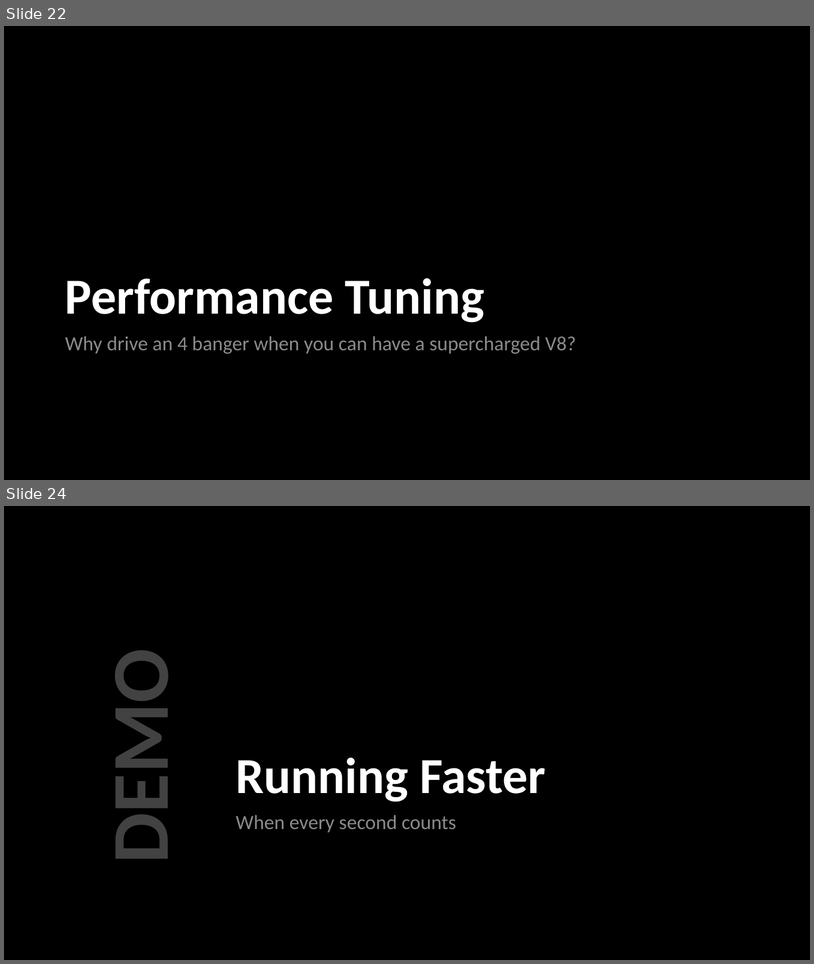
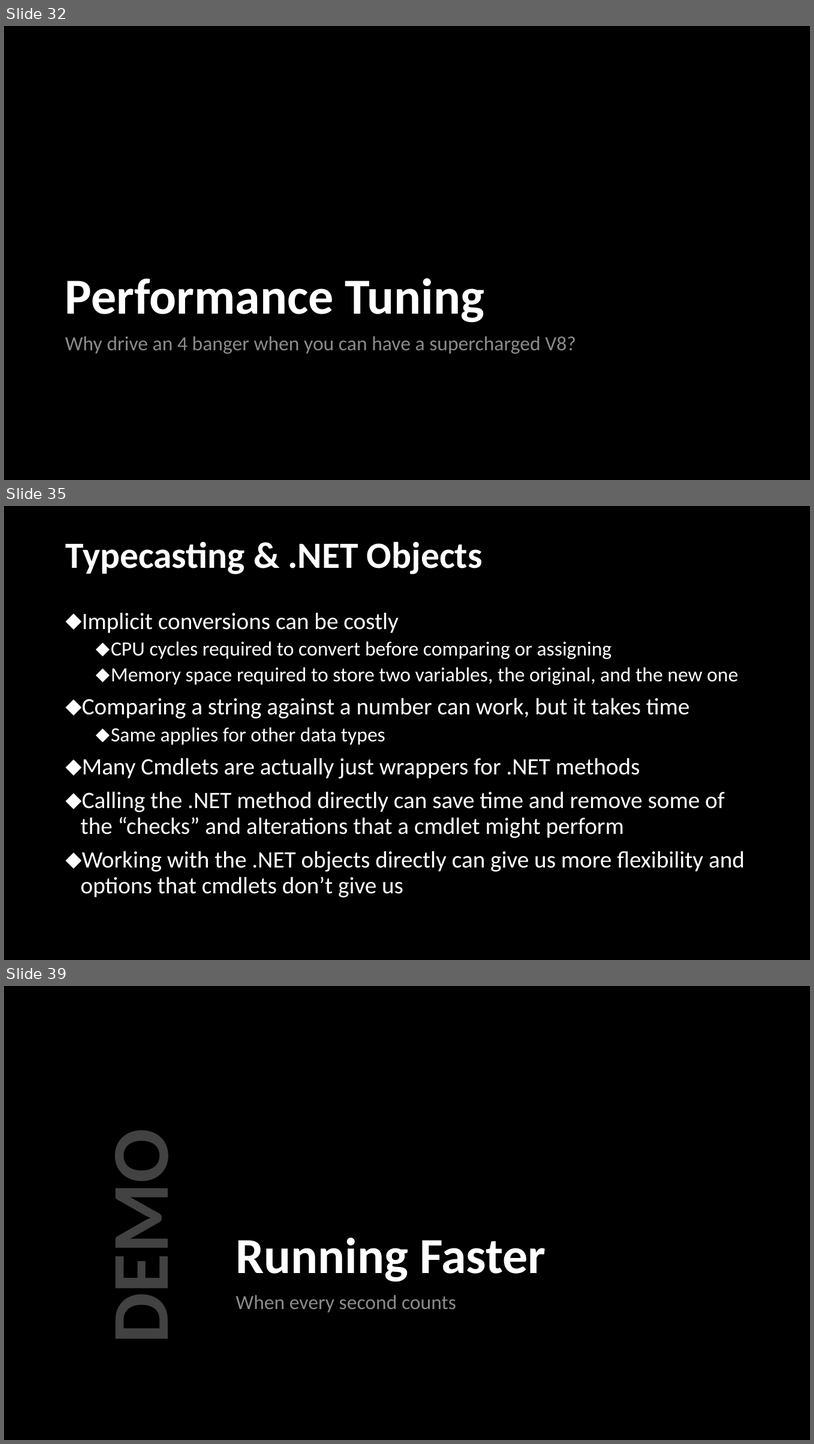
Before and after one commit to jpscripter/MMSMoA23, a slide deck: PowerShell, PowerFull/PowerShell, PowerFull.pptx. Shown one above the other, each under a label of ours: slides 22 and 24 before the commit, slides 32, 35 and 39 after it; the slides between them are not shown. The pictures are 814x964 and 814x1444 pixels, drawn with LibreOffice and Linux fonts; fonts in the diff are those of the drawing; background and template pictures are left out. Boxes give left, top, right and bottom in pixels: in the first picture for what was removed or moved away, otherwise in the second. Text is boxed around its words. In the diff, an @@ line names an element or a change of style, - is before the commit and + after.

```diff
--- a/PowerShell, PowerFull/PowerShell, PowerFull.pptx
+++ b/PowerShell, PowerFull/PowerShell, PowerFull.pptx
@@ slide 35 added at box(4, 506, 810, 960), background #000000 @@
@@ title added at box(65, 541, 483, 574), 44 pt, text #FFFFFF, bold @@
+Typecasting & .NET Objects
@@ text added at box(81, 612, 745, 897), 28 pt, text #FFFFFF @@
+⬥ Implicit conversions can be costly
+  ⬥ CPU cycles required to convert before comparing or assigning
+  ⬥ Memory space required to store two variables, the original, and the new one
+⬥ Comparing a string against a number can work, but it takes time
+  ⬥ Same applies for other data types
+⬥ Many Cmdlets are actually just wrappers for .NET methods
+⬥ Calling the .NET method directly can save time and remove some of the “checks” and alterations that a cmdlet might perform
+⬥ Working with the .NET objects directly can give us more flexibility and options that cmdlets don’t give us
@@ what was slide 22 is now slide 32 @@
@@ what was slide 24 is now slide 39 @@
```
Also in this commit, not shown: 8 slides changed, 16 other slides added, 2 slides removed, 16 other files.
